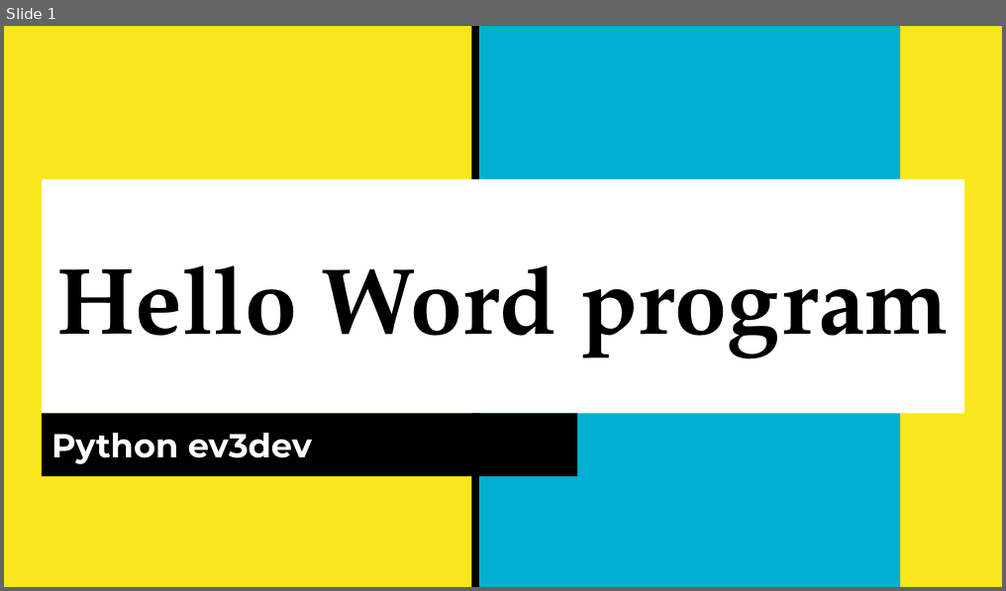
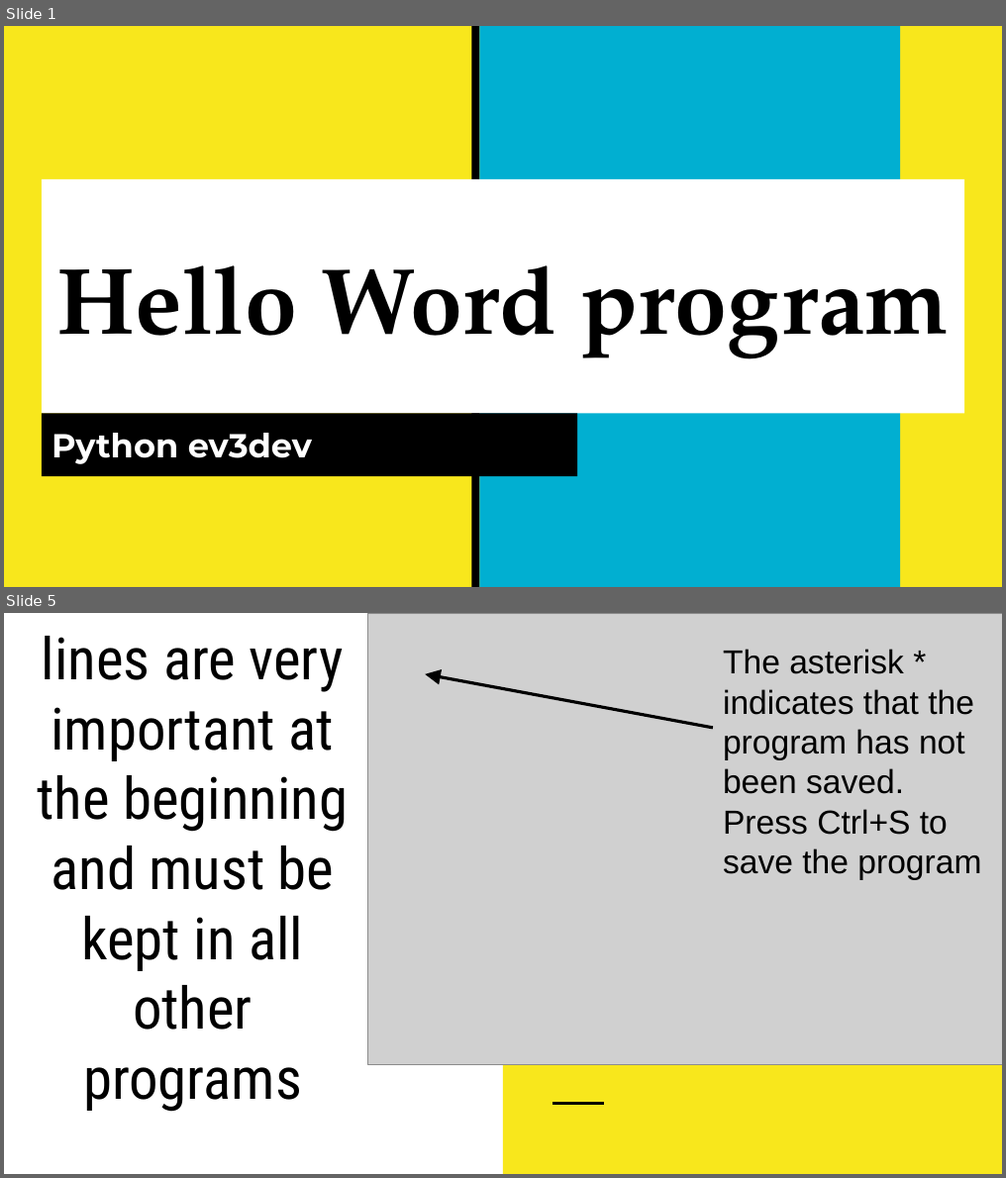
Before and after one commit to stmu-camp/ev3dev, a slide deck: PythonCodeAndDocs/Lessons/Lesson 2_ Hello World!.pptx. Shown one above the other, each under a label of ours: slide 1 before the commit, slides 1 and 5 after it; the slides between them are not shown. The pictures are 1006x591 and 1006x1178 pixels, drawn with LibreOffice and Linux fonts; fonts in the diff are those of the drawing; grey boxes stand for pictures. Boxes give left, top, right and bottom in pixels: in the first picture for what was removed or moved away, otherwise in the second. Text is boxed around its words. In the diff, an @@ line names an element or a change of style, - is before the commit and + after.

Commit message:
slides changed

```diff
--- a/PythonCodeAndDocs/Lessons/Lesson 2_ Hello World!.pptx
+++ b/PythonCodeAndDocs/Lessons/Lesson 2_ Hello World!.pptx
@@ slide 5 added at (4,613,1002,1174), background #FFFFFF @@
@@ title added at (38,636,348,1112), 42 pt, text #000000 @@
+The first 3 lines are very important at the beginning and must be kept in all other programs
@@ picture added at (368,613,1002,1065) @@
@@ rectangle added at (503,613,1002,1173), fill #F8E71C @@
@@ text added at (723,649,981,880), 24 pt, text #000000 @@
+The asterisk * indicates that the program has not been saved. Press Ctrl+S to save the program
@@ arrow added from (713, 728) to (425, 673), #000000 2.25 pt @@
@@ line added from (552, 1104) to (604, 1104), #000000 1.5 pt @@
```
Also in this commit, not shown: 11 other slides added, 1 slide removed, 4 other files.
